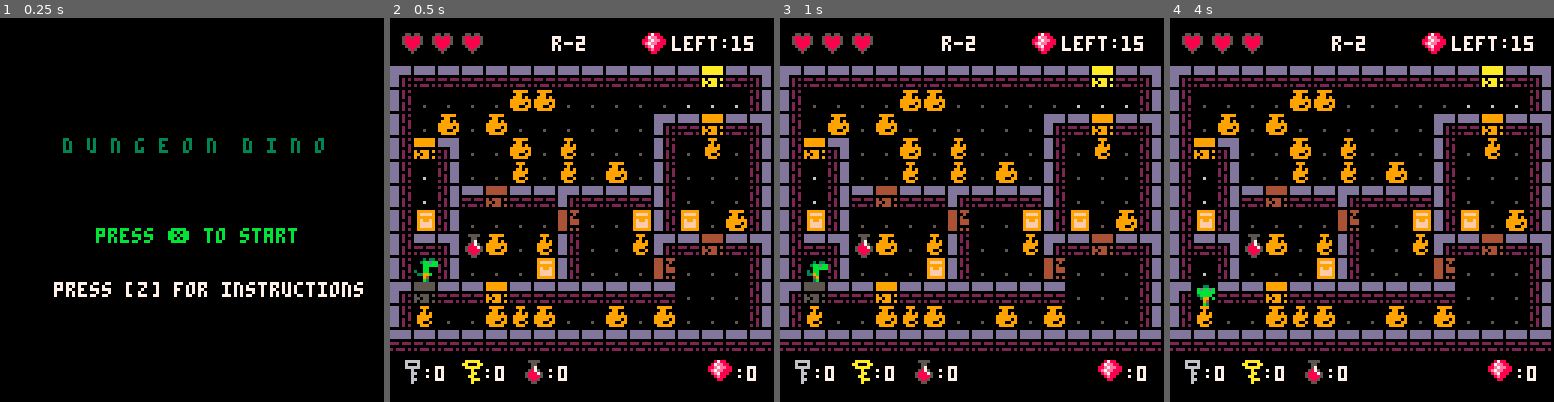
Above: before the commit, frames 1-4 (left to right).
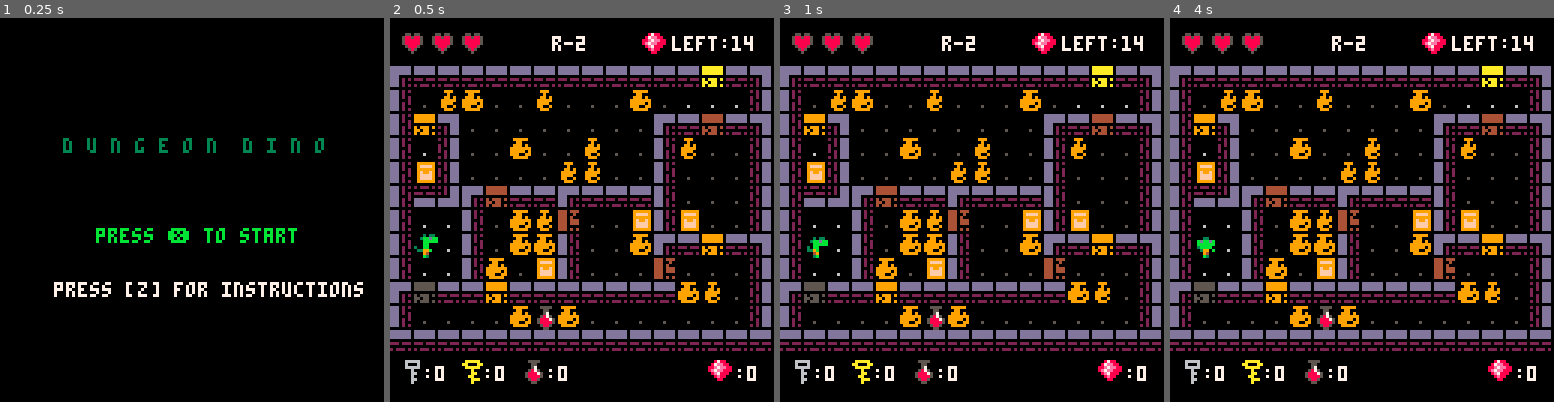
Above: after the commit, the same moments.

Repository: robotspacefish/dungeon_dino
Game: PICO-8 cartridge dungeon_dino.p8
Same seed, same stepped clock (60 frames per second), same inputs: the game is played once before the commit and once after it.
Inputs:
- Up to frame 1 (0.25 s): no input
- Up to frame 2 (0.5 s): tap X (X key) at 0.33 s
- Up to frame 3 (1 s): tap O (Z key) at 0.7 s
- Up to frame 4 (4 s): tap X (X key) at 1.07, 1.85, 2.97 s; hold Right 1.6-2.1 s; tap O (Z key) every 0.4 s from 1.7 to 3.7 s; hold Up 2.15-2.42 s; hold Right 2.47-3.03 s; hold Left 3.08-3.58 s; hold Down 3.63-3.97 s

Frame 1 is identical in both runs. In frame 2, 9.1% of the frame differs, in the area x 6-95%, y 4-82%; in frame 3, 9.0%; in frame 4, 9.2%.

Commit message:
update room2 map

Diff:
--- a/dungeon_dino.p8
+++ b/dungeon_dino.p8
@@ -278,7 +278,7 @@
 	create_room(0,0,1,3,1,1,5,
 													{{x=3,y=9},{x=8,y=3},{x=14,y=3},{x=10,y=12}},
 													{{x=7,y=6},{x=9,y=9},{x=12,y=7}})
-	create_room(16,0,17,10,2,1,3) --todo add chest & doors
+	create_room(16,0,17,9,2,1,3) --todo add chest & doors
 	create_room(32,0,33,3,3,2,4)
 
 end
@@ -899,13 +899,13 @@
 0000000000000000000000000000000009090000000000000000000000000000000000000000000000000000000000000000000000000000000000000000000000000000000000000000000000000000000000000000000000000000000000000000000000000000000000000000000000000000000000000000000000000000
 e4d3d3d3e4d3d3d3d3e3d3d3d3d3d3e3e4d3d3d3d3d3d3d3d3d3d3d3d3dfd3e3e4d3d3d3d3d3d3d3d3d3d3d3d3d3d3e30000000000000000000000000000000000000000000000000000000000000000000000000000000000000000000000000000000000000000000000000000000000000000000000000000000000000000
 d1d0d0d0d1c0c0c071d2c0c0c0c071d2d1c0c0c0c0c0c0c0c0c0c0c0d0d0d0d2d1c0c0c0c0c0c0c0c0c0c0c0c0c0c0d20000000000000000000000000000000000000000000000000000000000000000000000000000000000000000000000000000000000000000000000000000000000000000000000000000000000000000
-e4d3dcd3d1c0c0c0c0d2c0c0c0c0c0d2d1c0c0c0c0c0c0c0c0c0c0e4d3ded3e3d1c0c0c0c0c0c0c0c0c0c0c0c0c0c0d20000000000000000000000000000000000000000000000000000000000000000000000000000000000000000000000000000000000000000000000000000000000000000000000000000000000000000
-d1c0c0c0d1c0c0c0c0d2c0c0c0c0c0d2d1dee3c0c0c0c0c0c0c0c0d1c0c0c0d2d1c0c0c0c0c0c0c0c0c0c0c0c0c0c0d20000000000000000000000000000000000000000000000000000000000000000000000000000000000000000000000000000000000000000000000000000000000000000000000000000000000000000
-d1c0c0c0e4d3d3ddd3d3c0c0e4d3d3e3d1d0d2c0c0c0c0c0c0c0c0d1c0c0c0d2d1c0c0c0c0c0c0c0c0c0c0c0c0c0c0d20000000000000000000000000000000000000000000000000000000000000000000000000000000000000000000000000000000000000000000000000000000000000000000000000000000000000000
-d1c0c0c0d1c0c0c0c0c0c0c0fdc0c0d2d1d0d2d3ddd3d3e4d3d3d3d1c0c0c0d2d1c0c0c0c0c0c0c0c0c0c0c0c0c0c0d2000000000000e000000000000000000000000000000000000000000000000000000000000000000000000000000000000000000000000000000000000000000000000000000000000000000000000000
-d1c0e4d3d3e3c0c0c0c0c0c0d1c0c0d2d171d2c0c0c0c0fdc0c071d171c0c0d2d1c0c0c0c0c0c0c0c0c0c0c0c0c0c0d200000000000000e0e0e0e0e0e000000000000000000000000000000000000000000000000000000000000000000000000000000000000000000000000000000000000000000000000000000000000000
-d1c0d171c0d2c0e4d3ddd3d3d1c0c0d2d1d3e3c0c0c0c0d1c0c0c0e4d3ddd3e3d1c0c0c0c0c0c0c0c0c0c0c0c0c0c0d20000000000000000000000e0e000000000000000000000000000000000000000000000000000000000000000000000000000000000000000000000000000000000000000000000000000000000000000
-d1c0d1c0c0d2c0d1c0c0c0c0d1c0c0cfd1d0d2c0c0c071d1c0c0c0fdc0c0c0d2d1c0c0c0c0c0c0c0c0c0c0c0c0c0c0d20000000000000000000000000000000000000000000000000000000000000000000000000000000000000000000000000000000000000000000000000000000000000000000000000000000000000000
+e4d3dcd3d1c0c0c0c0d2c0c0c0c0c0d2d1dee3c0c0c0c0c0c0c0c0e4d3ddd3e3d1c0c0c0c0c0c0c0c0c0c0c0c0c0c0d20000000000000000000000000000000000000000000000000000000000000000000000000000000000000000000000000000000000000000000000000000000000000000000000000000000000000000
+d1c0c0c0d1c0c0c0c0d2c0c0c0c0c0d2d1d0d2c0c0c0c0c0c0c0c0d1c0c0c0d2d1c0c0c0c0c0c0c0c0c0c0c0c0c0c0d20000000000000000000000000000000000000000000000000000000000000000000000000000000000000000000000000000000000000000000000000000000000000000000000000000000000000000
+d1c0c0c0e4d3d3ddd3d3c0c0e4d3d3e3d171d2c0c0c0c0c0c0c0c0d1c0c0c0d2d1c0c0c0c0c0c0c0c0c0c0c0c0c0c0d20000000000000000000000000000000000000000000000000000000000000000000000000000000000000000000000000000000000000000000000000000000000000000000000000000000000000000
+d1c0c0c0d1c0c0c0c0c0c0c0fdc0c0d2d1c3e2e4ddd3d3e4d3d3d3d1c0c0c0d2d1c0c0c0c0c0c0c0c0c0c0c0c0c0c0d2000000000000e000000000000000000000000000000000000000000000000000000000000000000000000000000000000000000000000000000000000000000000000000000000000000000000000000
+d1c0e4d3d3e3c0c0c0c0c0c0d1c0c0d2d1d0d0d1c0c0c0fdc0c071d171c0c0d2d1c0c0c0c0c0c0c0c0c0c0c0c0c0c0d200000000000000e0e0e0e0e0e000000000000000000000000000000000000000000000000000000000000000000000000000000000000000000000000000000000000000000000000000000000000000
+d1c0d171c0d2c0e4d3ddd3d3d1c0c0d2d1d0d0d1c0c0c0d1c0c0c0e4d3ded3e3d1c0c0c0c0c0c0c0c0c0c0c0c0c0c0d20000000000000000000000e0e000000000000000000000000000000000000000000000000000000000000000000000000000000000000000000000000000000000000000000000000000000000000000
+d1c0d1c0c0d2c0d1c0c0c0c0d1c0c0cfd1d0d0d1c0c071d1c0c0c0fdc0c0c0d2d1c0c0c0c0c0c0c0c0c0c0c0c0c0c0d20000000000000000000000000000000000000000000000000000000000000000000000000000000000000000000000000000000000000000000000000000000000000000000000000000000000000000
 d1c0d3d3ded3c0d1c0c0c0c0d1c0c0d2e4dcd3d3ded3d3d3d3d3d3d3c0c0c0d2d1c0c0c0c0c0c0c0c0c0c0c0c0c0c0d20000000000000000c90000000000000000000000000000000000000000000000000000000000000000000000000000000000000000000000000000000000000000000000000000000000000000000000
 d1c0c0c0c0c0c0d1c0c071c0d1c0c0d2d1c0c0c0c0c0c0c0c0c0c0c0c0c0c0d2d1c0c0c0c0c0c0c0c0c0c0c0c0c0c0d20000000000000000000000000000000000000000000000000000000000000000000000000000000000000000000000000000000000000000000000000000000000000000000000000000000000000000
 d3d3d3d3d3d3d3d3d3d3d3d3d3d3d3d3d3d3d3d3d3d3d3d3d3d3d3d3d3d3d3d3d3d3d3d3d3d3d3d3d3d3d3d3d3d3d3d30000000000000000000000000000000000000000000000000000000000000000000000000000000000000000000000000000000000000000000000000000000000000000000000000000000000000000
